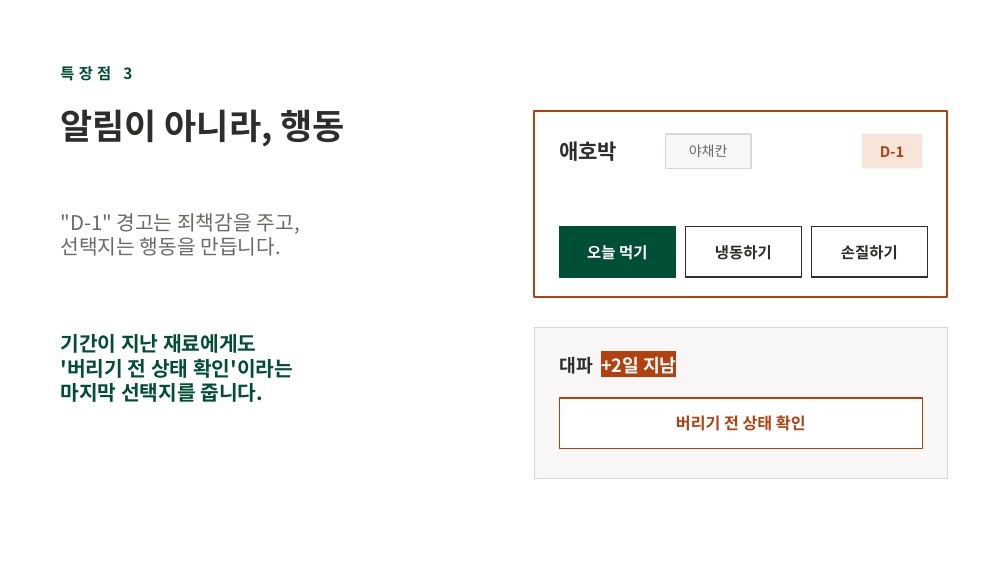
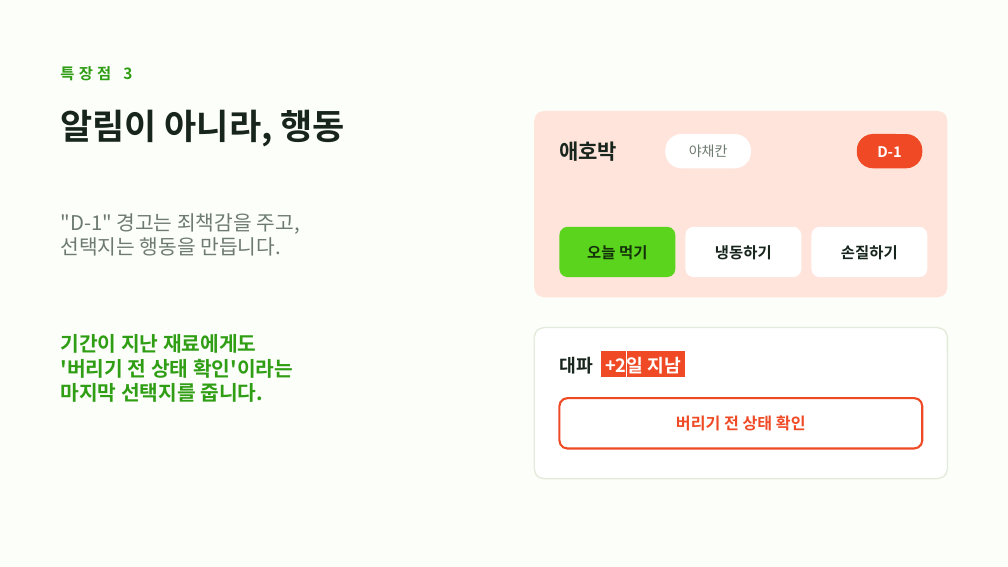
Before and after one commit to stkd9w57jm-oss/igeomeonjeo, a slide deck: slide 7 of docs/이거먼저-발표.pptx. Drawn at 1008x567 pixels with LibreOffice and Linux fonts; fonts in the diff are those of the drawing. Boxes give left, top, right and bottom in pixels: in the first picture for what was removed or moved away, otherwise in the second. Text is boxed around its words. In the diff, an @@ line names an element or a change of style, - is before the commit and + after.

```diff
--- a/docs/이거먼저-발표.pptx
+++ b/docs/이거먼저-발표.pptx
@@ background #FFFFFF to #FCFEF9 @@
@@ text "특장점 3" at (x1=60, y1=66, x2=132, y2=81): text colour #004E36 to #2F9E14 @@
@@ rounded rectangle at (x1=534, y1=111, x2=948, y2=297): rectangle to rounded rectangle; fill #FFFFFF to #FFE4DB; outline #B3410F 1.5 pt to none @@
@@ text "야채칸" at (x1=689, y1=144, x2=728, y2=157): text colour #6B6965 to #6D7A6F @@
@@ rounded rectangle at (x1=665, y1=134, x2=751, y2=168): rectangle to rounded rectangle; fill #F8F7F5 to #FFFFFF; outline #D9D7D3 1 pt to none @@
@@ text "D-1" at (x1=877, y1=146, x2=901, y2=157): text colour #B3410F to #FFFFFF @@
@@ rounded rectangle resized from (x1=862, y1=134, x2=922, y2=168) to (x1=857, y1=134, x2=922, y2=168) @@
@@ rounded rectangle at (x1=857, y1=134, x2=922, y2=168): rectangle to rounded rectangle; fill #F7E5DA to #EF4A25 @@
@@ text ""D-1" 경고는 죄책감을 주고," at (x1=60, y1=213, x2=300, y2=256): text colour #6B6965 to #6D7A6F @@
@@ text "오늘 먹기" at (x1=587, y1=245, x2=647, y2=260): text colour #FFFFFF to #14300A @@
@@ rounded rectangle at (x1=559, y1=227, x2=675, y2=277): rectangle to rounded rectangle; fill #004E36 to #5BD41E; outline #004E36 1 pt to none @@
@@ rounded rectangle at (x1=685, y1=227, x2=801, y2=277): rectangle to rounded rectangle; outline #2E2D2B 1 pt to none @@
@@ text colour #2E2D2B to #17251C in 4 elements at (x1=60, y1=109, x2=345, y2=147), (x1=559, y1=141, x2=617, y2=161), (x1=715, y1=245, x2=772, y2=260), (x1=841, y1=245, x2=898, y2=260) @@
@@ rounded rectangle at (x1=811, y1=227, x2=927, y2=277): rectangle to rounded rectangle; outline #2E2D2B 1 pt to none @@
@@ text "기간이 지난 재료에게도" at (x1=60, y1=334, x2=293, y2=402): text colour #004E36 to #2F9E14 @@
@@ rounded rectangle at (x1=534, y1=328, x2=948, y2=479): rectangle to rounded rectangle; fill #F8F7F5 to #FFFFFF; outline #D9D7D3 1 pt to #E3ECDA 1 pt @@
@@ text "대파 +2일 지남" at (x1=559, y1=353, x2=680, y2=377): text colour #2E2D2B to #17251C in "대파"; highlight #B3410F to #EF4A25 in "+2일 지남" @@
@@ text "버리기 전 상태 확인" at (x1=676, y1=415, x2=806, y2=431): text colour #B3410F to #EF4A25 @@
@@ rounded rectangle at (x1=559, y1=398, x2=922, y2=449): rectangle to rounded rectangle; outline #B3410F 1 pt to #EF4A25 1.5 pt @@
```
Also in this commit, not shown: 10 other slides changed.
